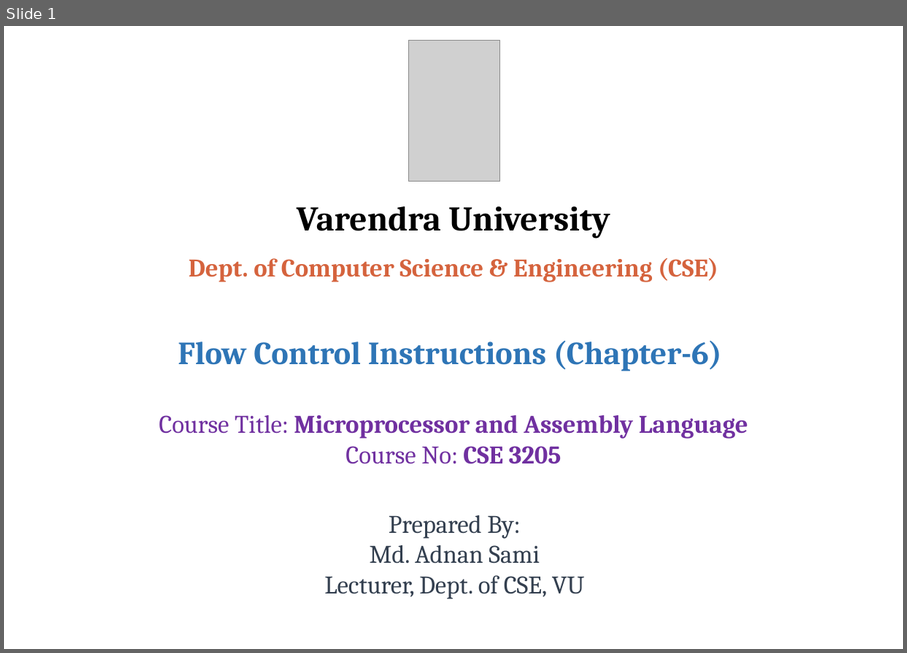
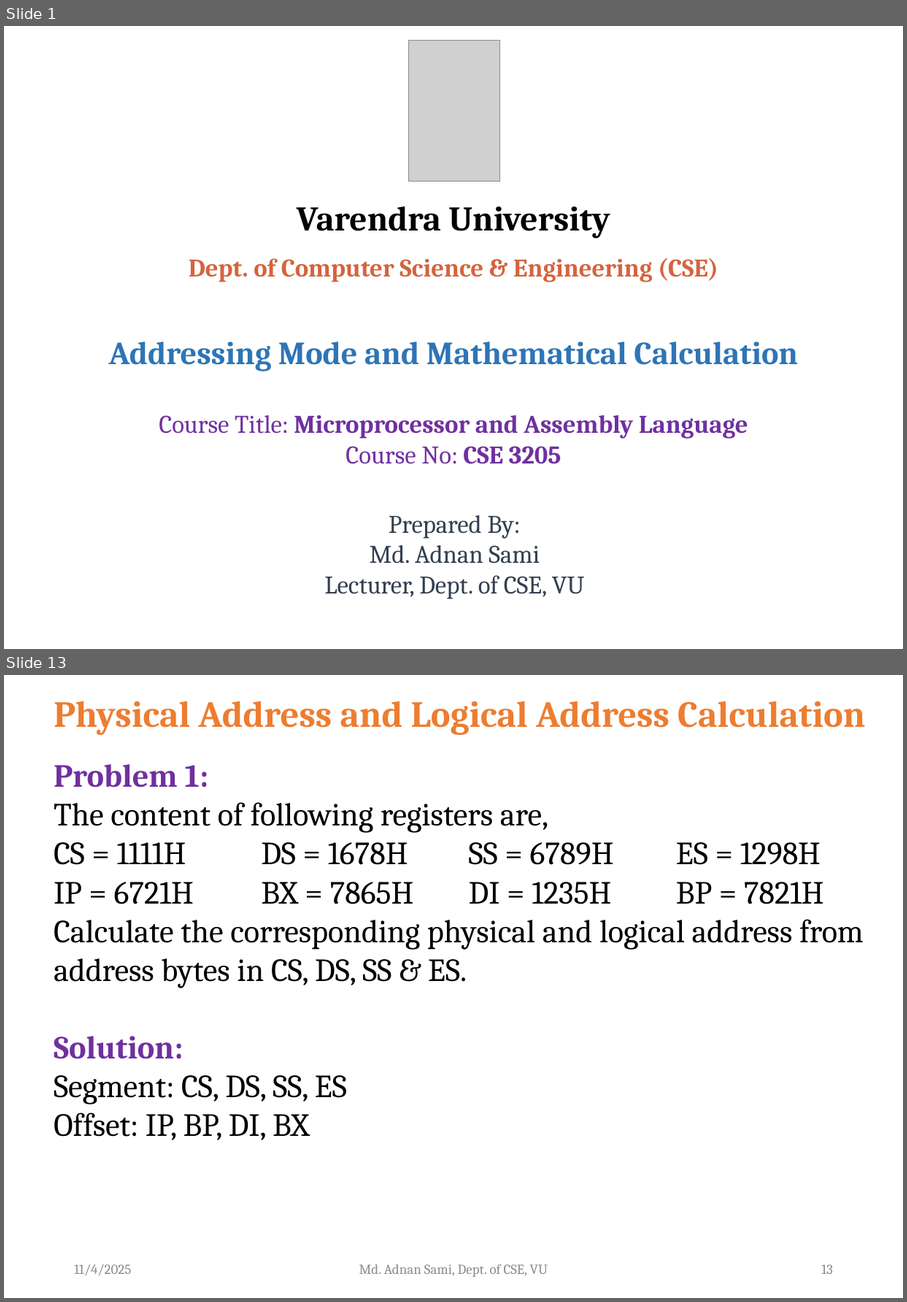
Before and after one commit to atif721/Varendra-University, a slide deck: 06 Sixth Semester/CSE 3205 Microprocessor and Assembly Language/Final/PPTX files/Lecture-8 (Microprocessor and Assembly Language).pptx. Shown one above the other, each under a label of ours: slide 1 before the commit, slides 1 and 13 after it; the slides between them are not shown. The pictures are 907x653 and 907x1302 pixels, drawn with LibreOffice and Linux fonts; fonts in the diff are those of the drawing; grey boxes stand for pictures; background and template pictures are left out. Boxes give left, top, right and bottom in pixels: in the first picture for what was removed or moved away, otherwise in the second. Text is boxed around its words. In the diff, an @@ line names an element or a change of style, - is before the commit and + after.

```diff
--- a/06 Sixth Semester/CSE 3205 Microprocessor and Assembly Language/Final/PPTX files/Lecture-8 (Microprocessor and Assembly Language).pptx
+++ b/06 Sixth Semester/CSE 3205 Microprocessor and Assembly Language/Final/PPTX files/Lecture-8 (Microprocessor and Assembly Language).pptx
@@ slide 13 added at [4, 675, 903, 1298], background #FFFFFF @@
@@ text added at [54, 701, 865, 735], 32 pt, text #ED7D31, bold @@
+Physical Address and Logical Address Calculation
@@ text added at [54, 764, 864, 1140], 28 pt, text #000000 @@
+  Problem 1:
+  The content of following registers are,
+  CS = 1111H DS = 1678H SS = 6789H ES = 1298H
+  IP = 6721H BX = 7865H DI = 1235H BP = 7821H
+  Calculate the corresponding physical and logical address from address bytes in CS, DS, SS & ES.
+  Solution:
+  Segment: CS, DS, SS, ES
+  Offset: IP, BP, DI, BX
@@ text added at [74, 1264, 131, 1275], 12 pt, text #8C8C8C @@
+11/4/2025
@@ text added at [360, 1263, 548, 1277], 12 pt, text #8C8C8C @@
+Md. Adnan Sami, Dept. of CSE, VU
@@ page number added at [822, 1264, 833, 1274], 12 pt, text #8C8C8C @@
+13
@@ slide 1 changed as well @@
@@ text at [109, 341, 798, 371]: text changed @@
-Flow Control Instructions (Chapter-6)
+Addressing Mode and Mathematical Calculation
```
Also in this commit, not shown: 6 other slides changed, 26 other slides added, 21 slides removed.
